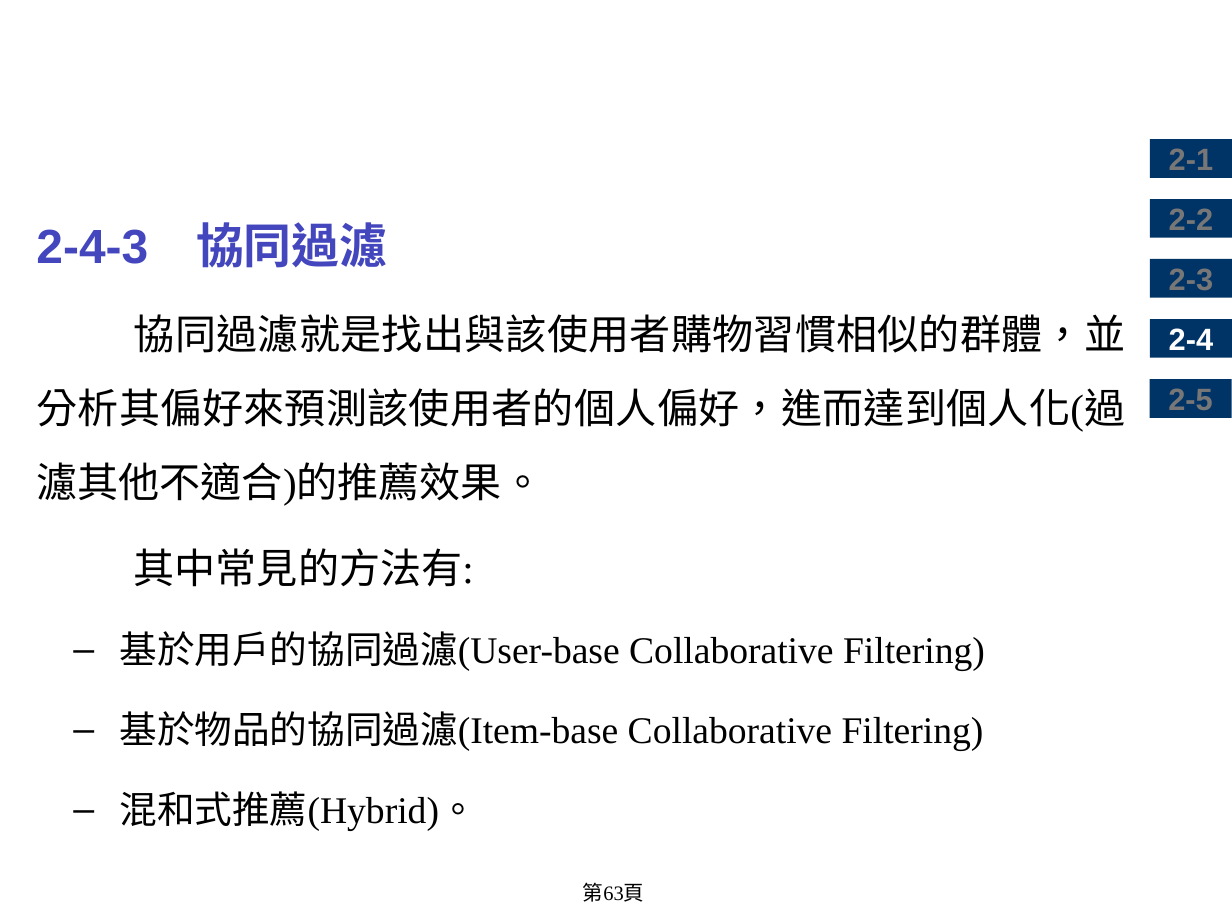
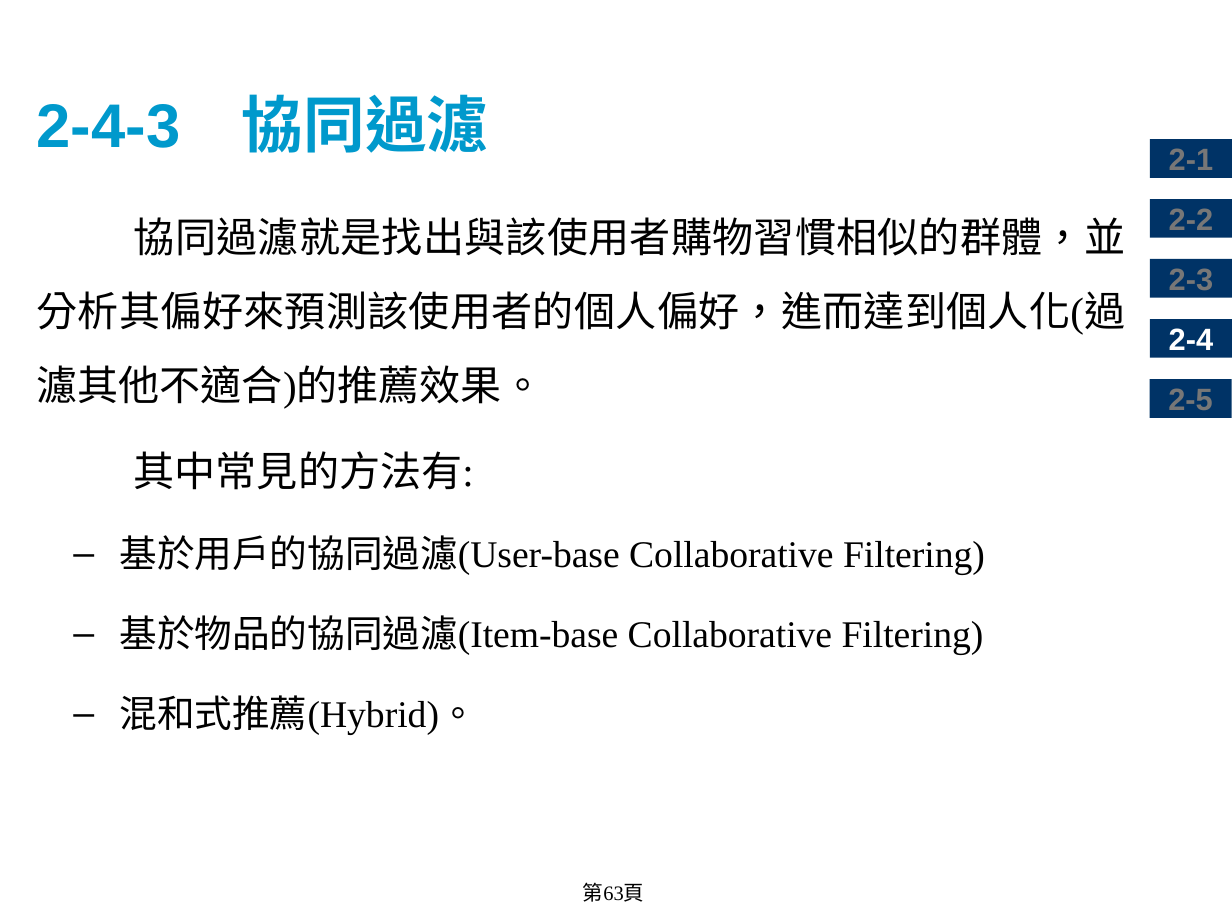
Before and after one commit to chih-chengwu/Artificial-Intelligence-MD, a slide deck: slide 63 of 2.人工智慧應用.pptx. Drawn at 1232x924 pixels with LibreOffice and Linux fonts; fonts in the diff are those of the drawing; background and template pictures are left out. Boxes give left, top, right and bottom in pixels: in the first picture for what was removed or moved away, otherwise in the second. Text is boxed around its words. In the diff, an @@ line names an element or a change of style, - is before the commit and + after.

```diff
--- a/2.人工智慧應用.pptx
+++ b/2.人工智慧應用.pptx
@@ title added at <box>36,94,488,153</box>, 36 pt, text #0099CC, bold @@
+2-4-3 協同過濾
@@ text at <box>36,222,387,268</box>: paragraph removed @@
-2-4-3 協同過濾
```
Also in this commit, not shown: 43 other slides changed, 14 slides added, 14 slides removed, 3 other files.
